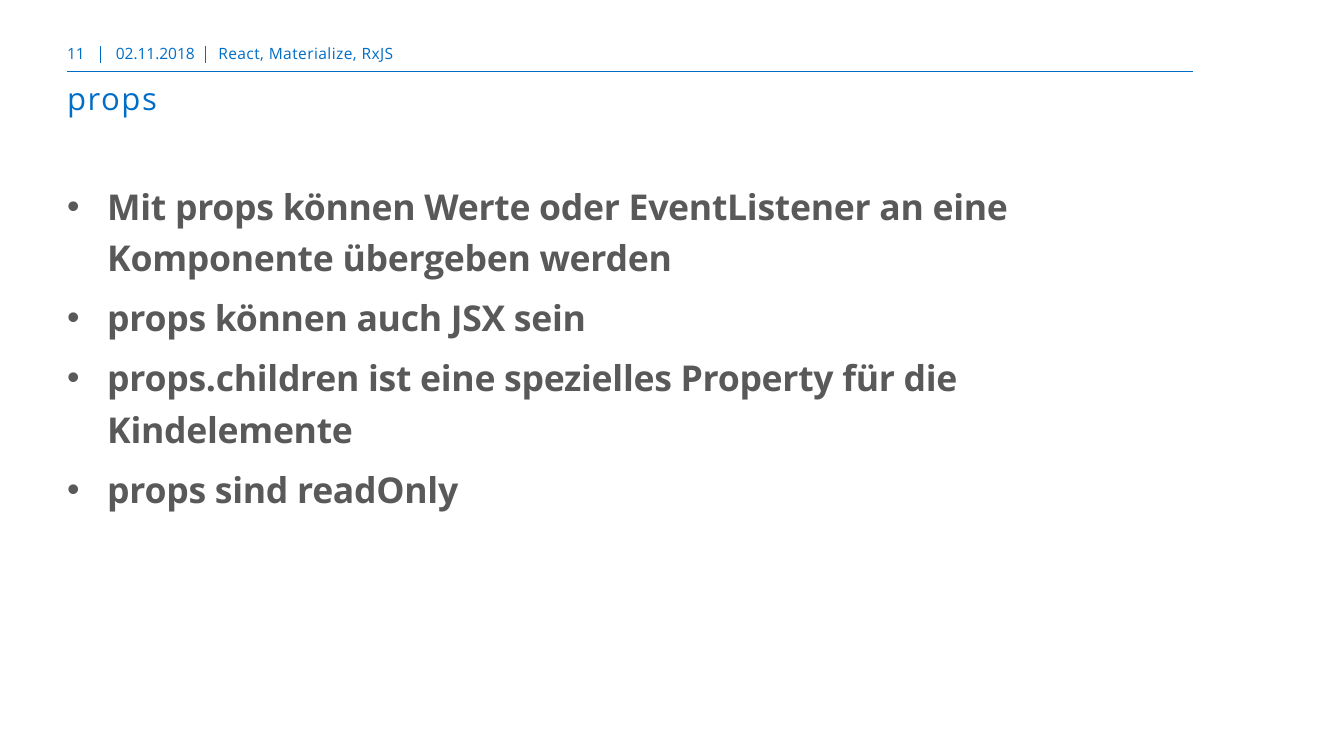
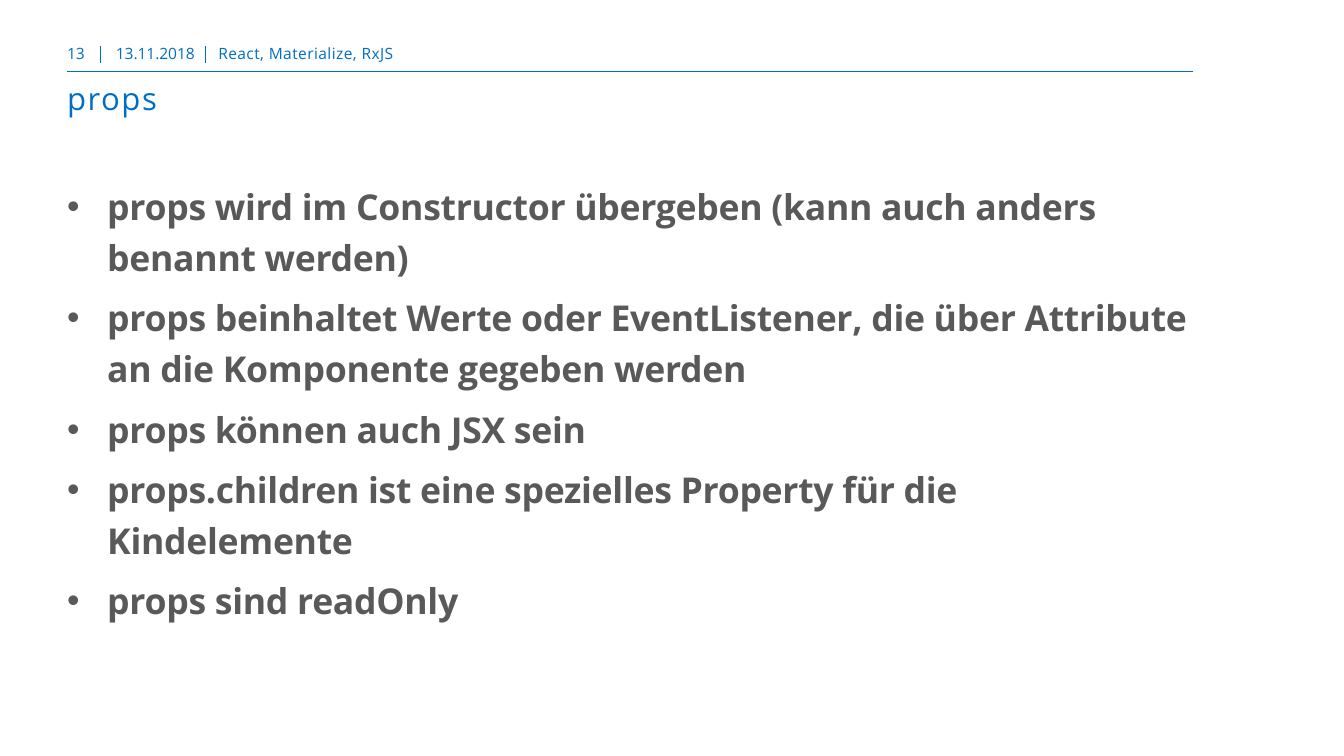
Before and after one commit to markusborer/ReactSample, a slide deck: slide 13 of React.pptx (slide 11 before the commit). Drawn at 1344x756 pixels with LibreOffice and Linux fonts; fonts in the diff are those of the drawing; background and template pictures are left out. Boxes give left, top, right and bottom in pixels: in the first picture for what was removed or moved away, otherwise in the second. Text is boxed around its words. In the diff, an @@ line names an element or a change of style, - is before the commit and + after.

```diff
--- a/React.pptx
+++ b/React.pptx
@@ page number at box(67, 47, 85, 59): text changed @@
-11
+13
@@ text at box(116, 47, 195, 59): text changed @@
-02.11.2018
+13.11.2018
@@ text at box(107, 193, 1187, 391): text changed @@
-• Mit props können Werte oder EventListener an eine Komponente übergeben werden
+• props wird im Constructor übergeben (kann auch anders benannt werden)
+• props beinhaltet Werte oder EventListener, die über Attribute an die Komponente gegeben werden
```
Also in this commit, not shown: 40 other slides changed, 3 slides added, 1 other file.
